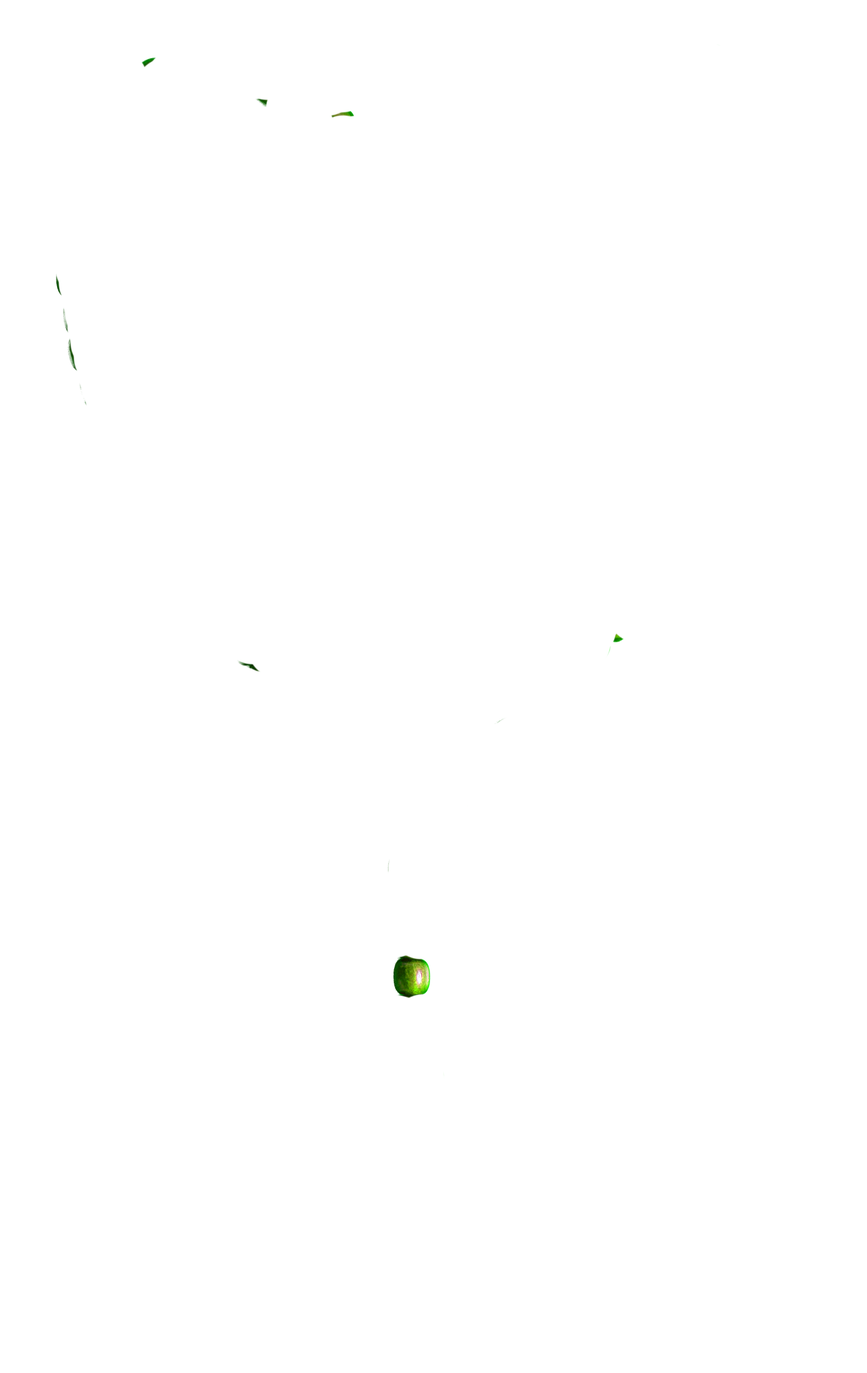
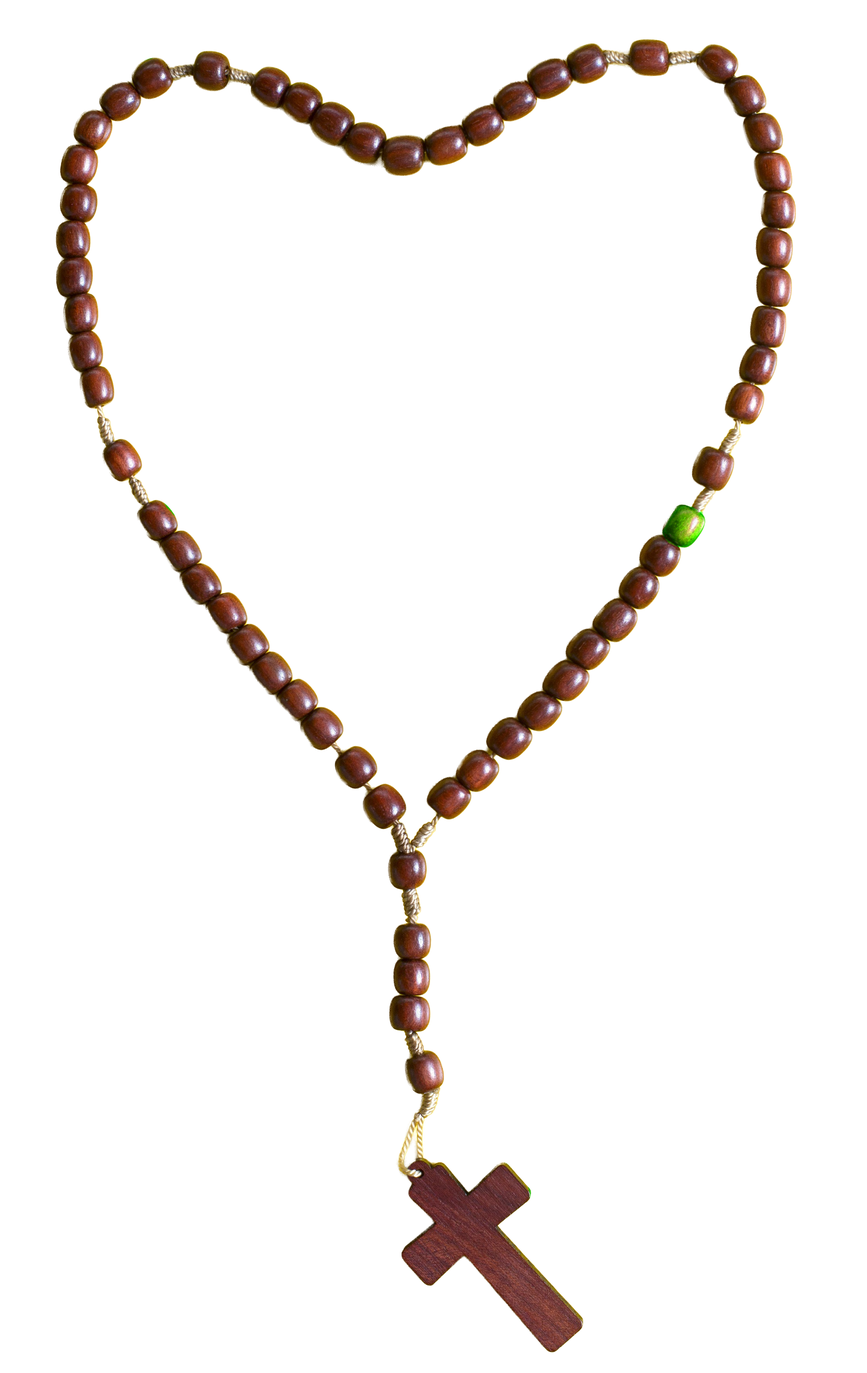
Before/after of a 867px x 1373px layered artwork. What changed in the layer stack:
hid "Warstwa 1 kopia 5" over [55, 44, 722, 1080]
added layer "Warstwa 1 kopia 17" above "Warstwa 1 kopia 2" over [137, 57, 757, 1234]
showed "Warstwa 1" over [55, 38, 797, 1354]
